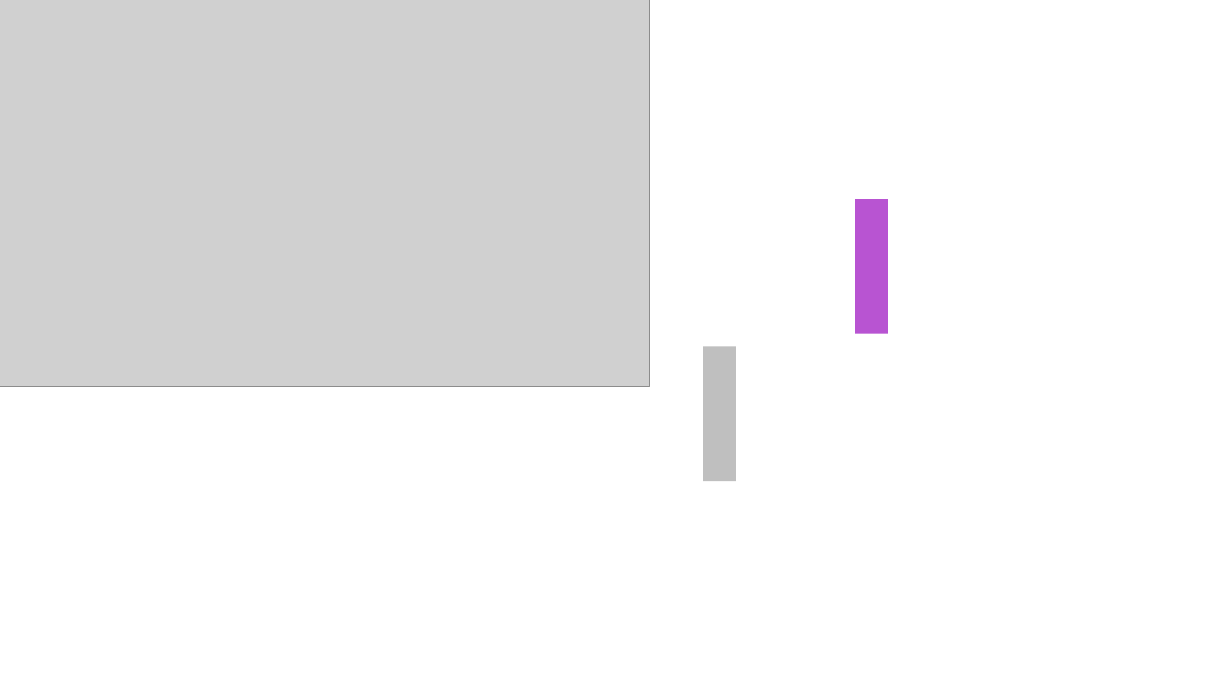
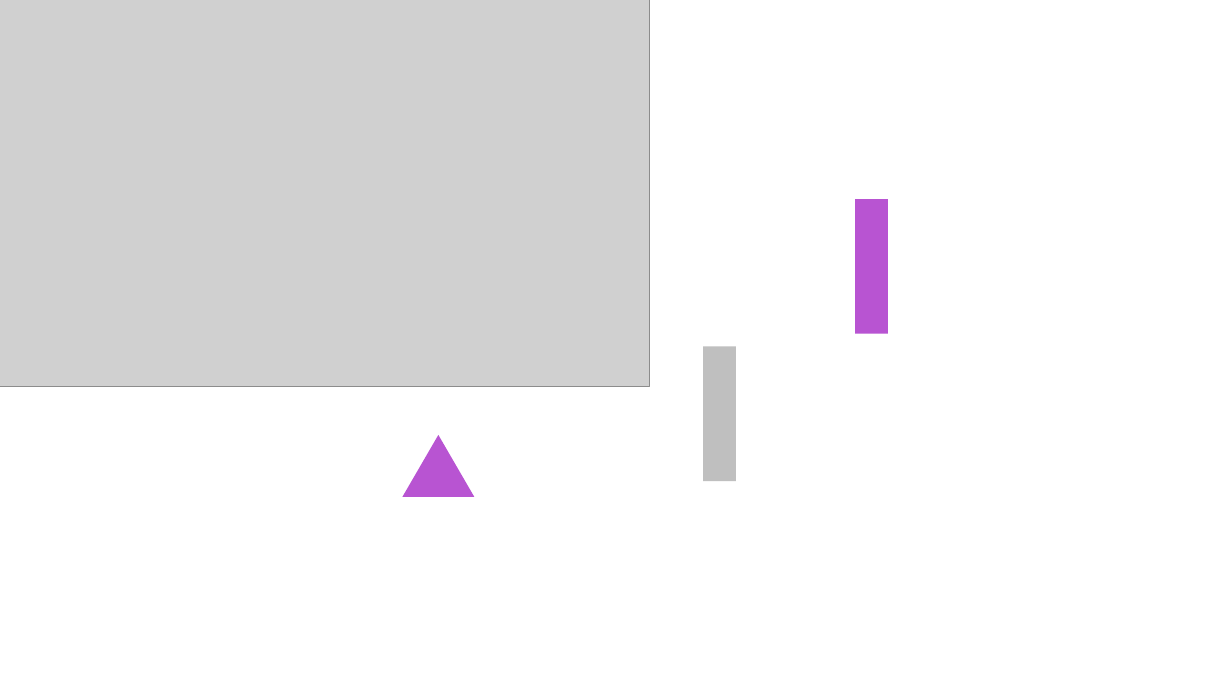
Before and after one commit to greyshoes-Q/greyshoes-Q, a slide deck: slide 5 of blog/picture/myicon.pptx. Drawn at 1232x693 pixels with LibreOffice and Linux fonts; fonts in the diff are those of the drawing; grey boxes stand for pictures. Boxes give left, top, right and bottom in pixels: in the first picture for what was removed or moved away, otherwise in the second. Text is boxed around its words. In the diff, an @@ line names an element or a change of style, - is before the commit and + after.

```diff
--- a/blog/picture/myicon.pptx
+++ b/blog/picture/myicon.pptx
@@ triangle added at (x1=403, y1=435, x2=475, y2=497), fill #B854D2 @@
```
Also in this commit, not shown: 4 other files.
